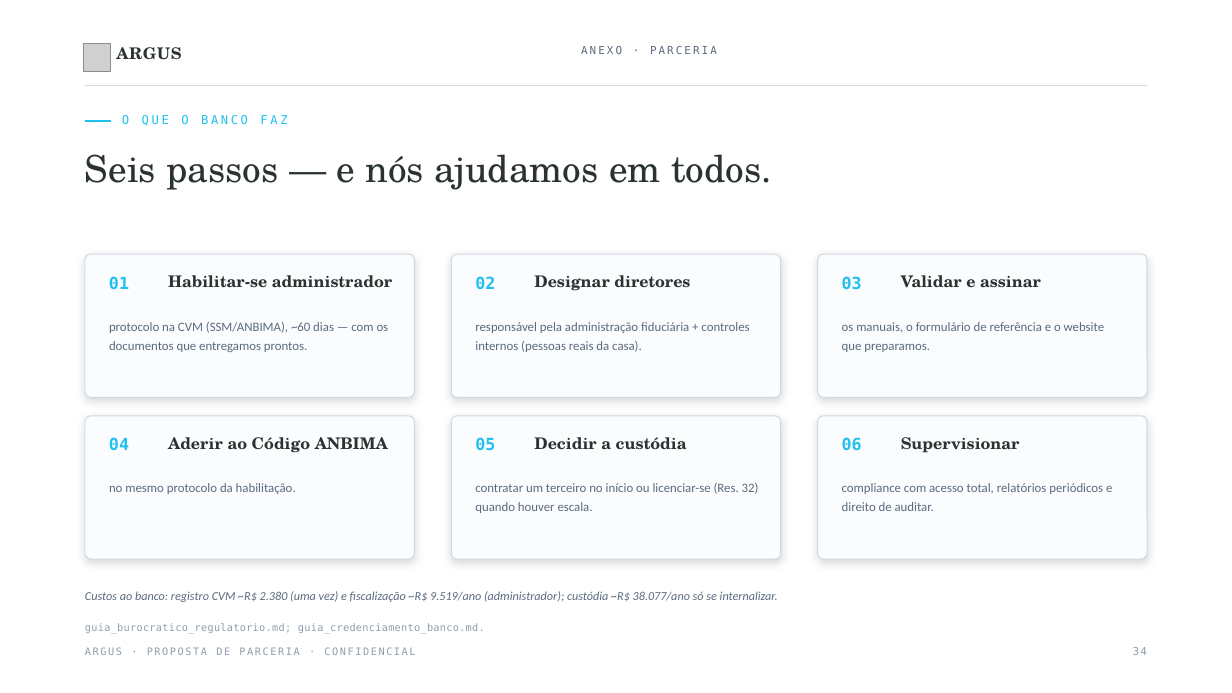
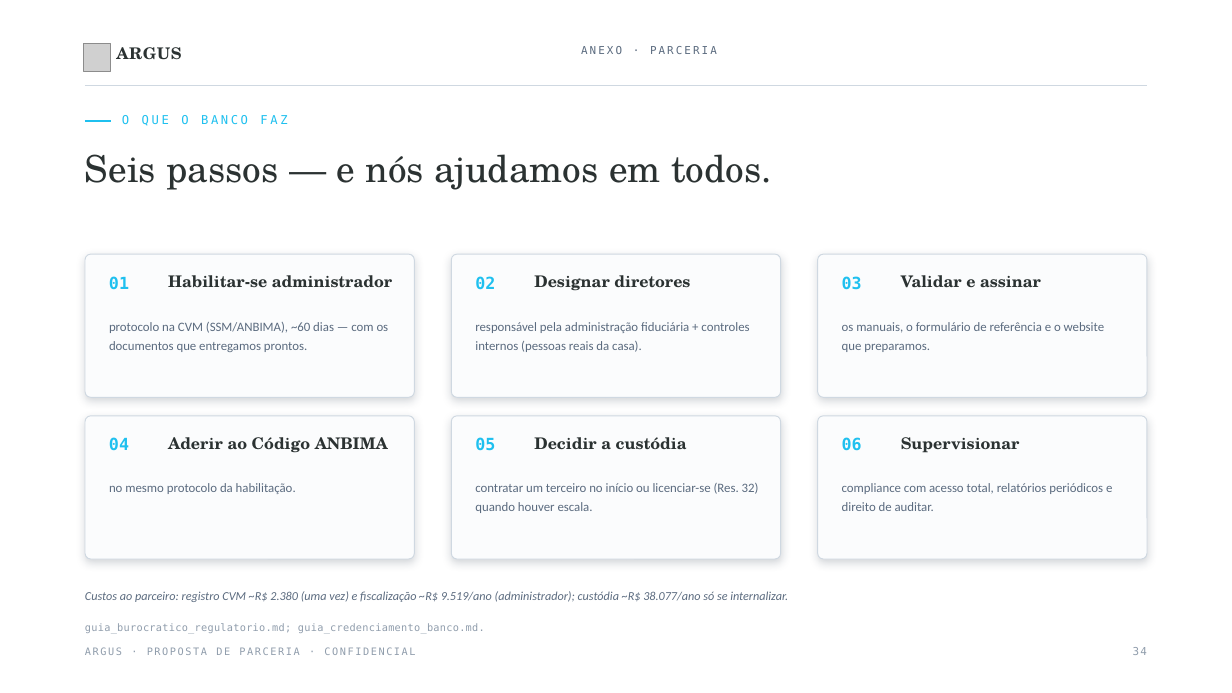
Before and after one commit to viniciuscbf/dtvm, a slide deck: slide 37 of apresentacao/Argus_Apresentacao.pptx. Drawn at 1232x693 pixels with LibreOffice and Linux fonts; fonts in the diff are those of the drawing; grey boxes stand for pictures. Boxes give left, top, right and bottom in pixels: in the first picture for what was removed or moved away, otherwise in the second. Text is boxed around its words. In the diff, an @@ line names an element or a change of style, - is before the commit and + after.

```diff
--- a/apresentacao/Argus_Apresentacao.pptx
+++ b/apresentacao/Argus_Apresentacao.pptx
@@ text at <box>85,591,788,602</box>: text changed @@
-Custos ao banco: registro CVM ~R$ 2.380 (uma vez) e fiscalização ~R$ 9.519/ano (administrador); custódia ~R$ 38.077/ano só se internalizar.
+Custos ao parceiro: registro CVM ~R$ 2.380 (uma vez) e fiscalização ~R$ 9.519/ano (administrador); custódia ~R$ 38.077/ano só se internalizar.
```
Also in this commit, not shown: 3 other slides changed, 40 other files.
